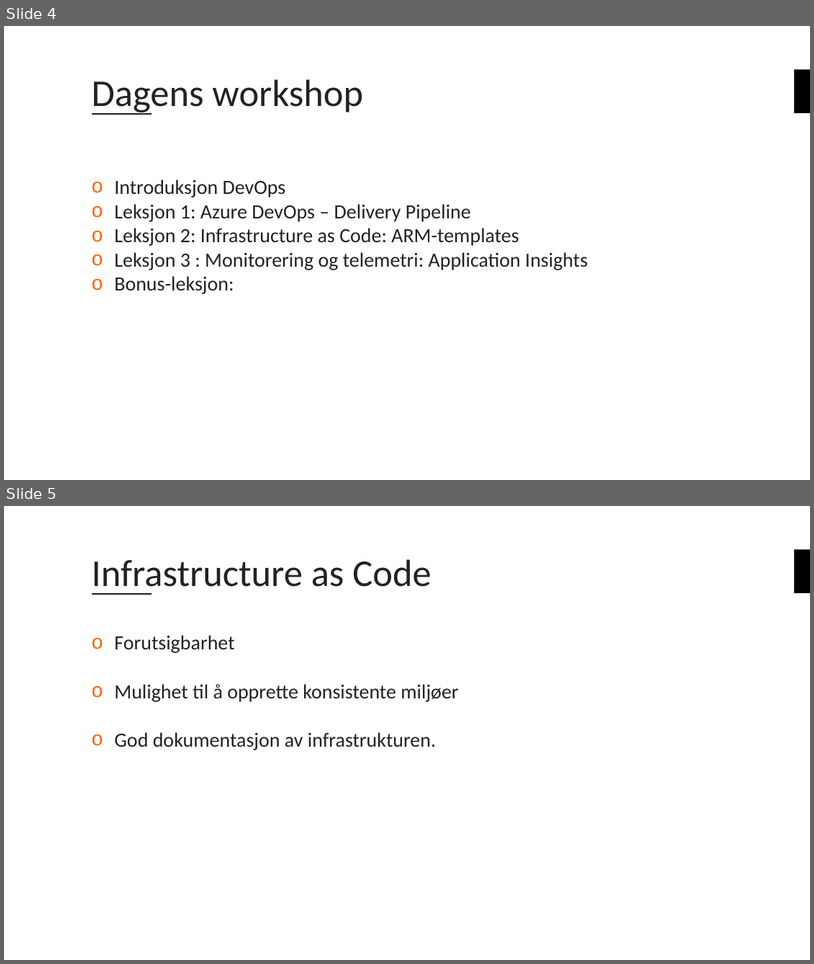
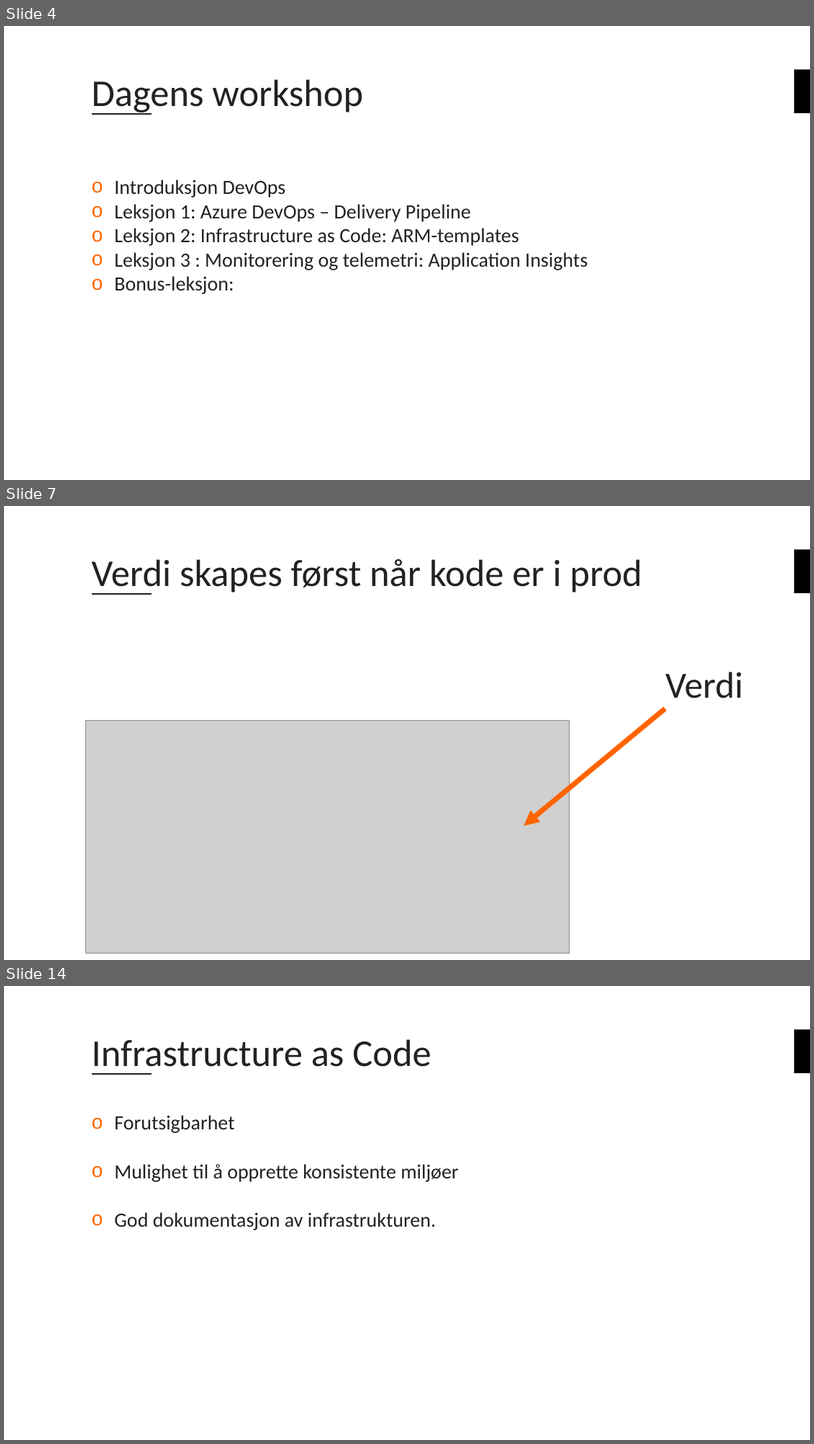
Before and after one commit to bouvet/azure-workshops, a slide deck: Workshop_2/Presentasjon/Azureskolen-Workshop#2.pptx. Shown one above the other, each under a label of ours: slides 4 and 5 before the commit, slides 4, 7 and 14 after it; the slides between them are not shown. The pictures are 814x964 and 814x1444 pixels, drawn with LibreOffice and Linux fonts; fonts in the diff are those of the drawing; grey boxes stand for pictures; background and template pictures are left out. Boxes give left, top, right and bottom in pixels: in the first picture for what was removed or moved away, otherwise in the second. Text is boxed around its words. In the diff, an @@ line names an element or a change of style, - is before the commit and + after.

```diff
--- a/Workshop_2/Presentasjon/Azureskolen-Workshop#2.pptx
+++ b/Workshop_2/Presentasjon/Azureskolen-Workshop#2.pptx
@@ slide 7 added at [4,506,810,960], background #FFFFFF; not listed: 2 template elements that a slide beside it also shows @@
@@ title added at [92,559,642,595], 45 pt, text #222222 @@
+Verdi skapes først når kode er i prod
@@ text added at [666,672,743,698], 44 pt, text #222222 @@
+Verdi
@@ picture added at [85,720,570,954] @@
@@ arrow added from (665, 708) to (525, 826), #FF6400 6 pt @@
@@ what was slide 5 is now slide 14 @@
```
Also in this commit, not shown: 8 other slides added.
